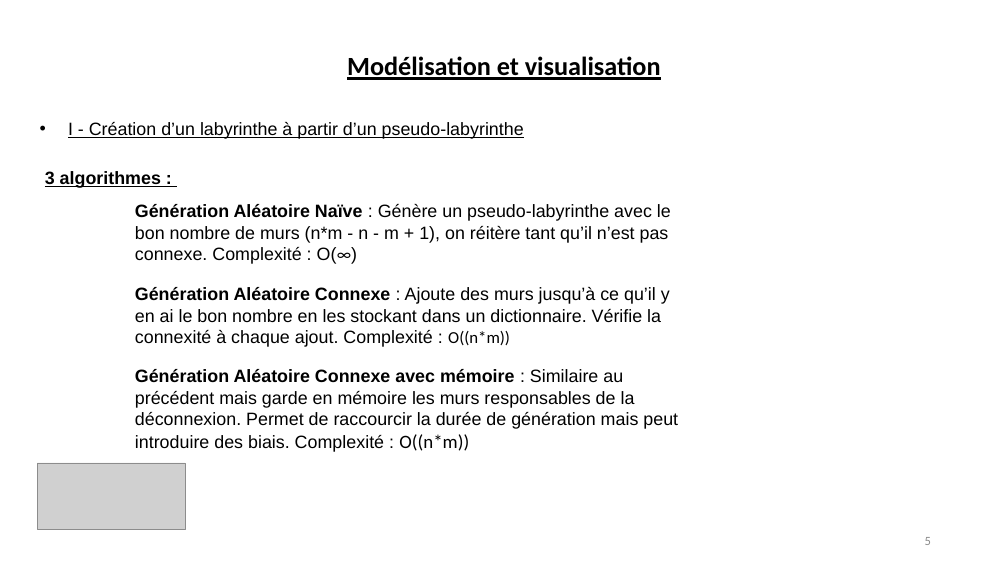
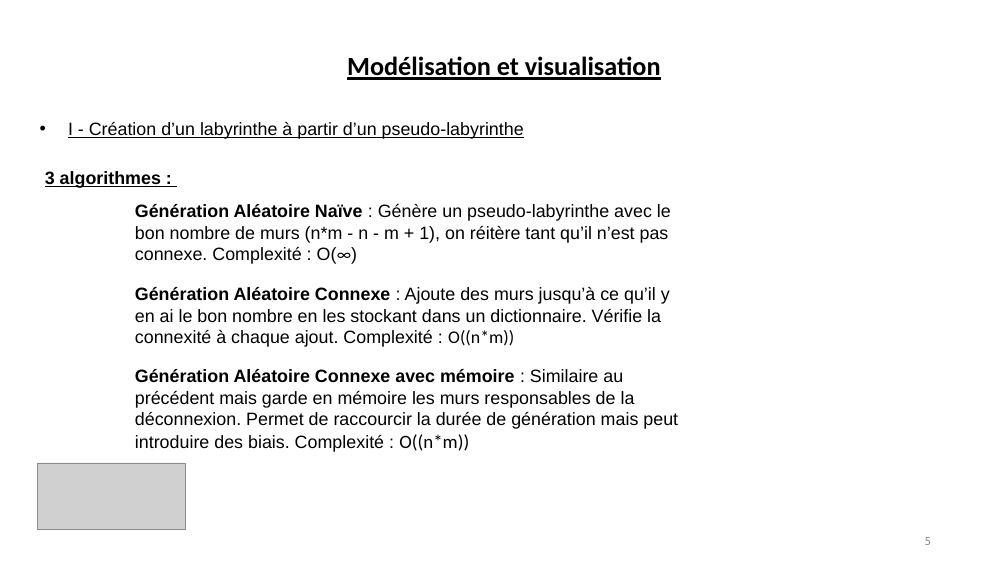
Before and after one commit to RayaneZen05/Projet-math-info-RNL, a slide deck: slide 5 of Soutenance_Projet_Math_Info_Zenaidi_Rayane_Bulfone_Noé_Iltis_Lucas.PPTX. Drawn at 1008x567 pixels with LibreOffice and Linux fonts; fonts in the diff are those of the drawing; grey boxes stand for pictures. Boxes give left, top, right and bottom in pixels: in the first picture for what was removed or moved away, otherwise in the second. Text is boxed around its words. In the diff, an @@ line names an element or a change of style, - is before the commit and + after.

```diff
--- a/Soutenance_Projet_Math_Info_Zenaidi_Rayane_Bulfone_Noé_Iltis_Lucas.PPTX
+++ b/Soutenance_Projet_Math_Info_Zenaidi_Rayane_Bulfone_Noé_Iltis_Lucas.PPTX
@@ text "Génération Aléatoire Connexe : Ajoute ..." at (x1=135, y1=287, x2=670, y2=347): size 16 to 17 pt in "O((n*m))" @@
```
Also in this commit, not shown: 3 other slides changed, 2 slides added, 2 slides removed.
